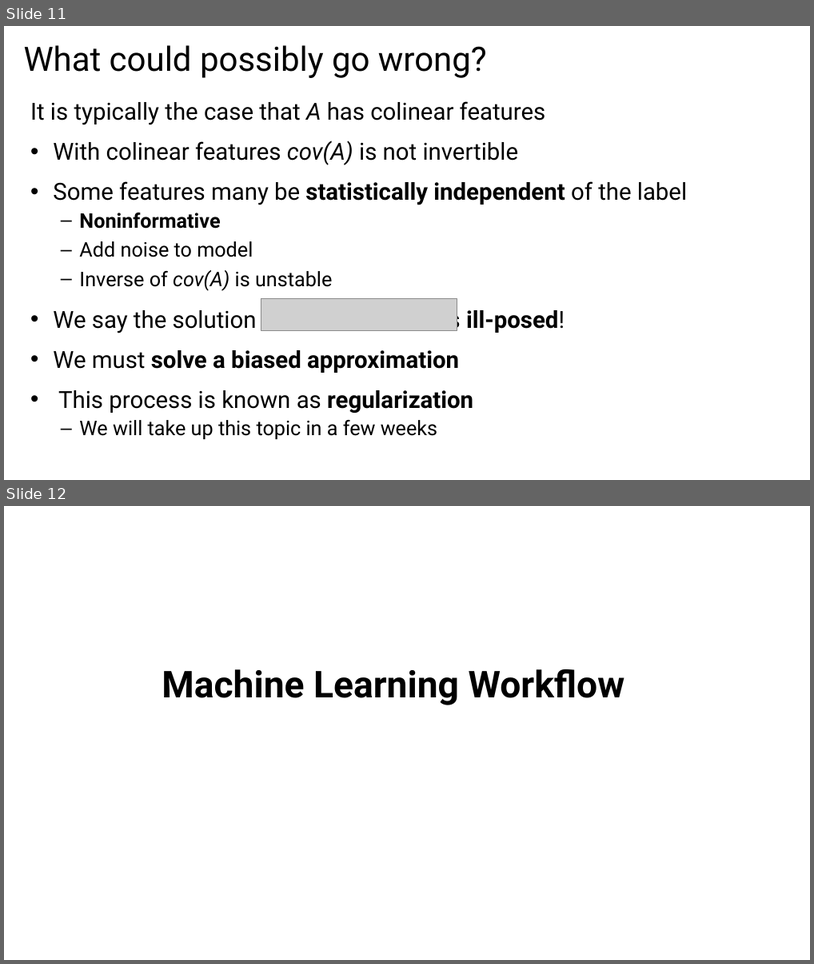
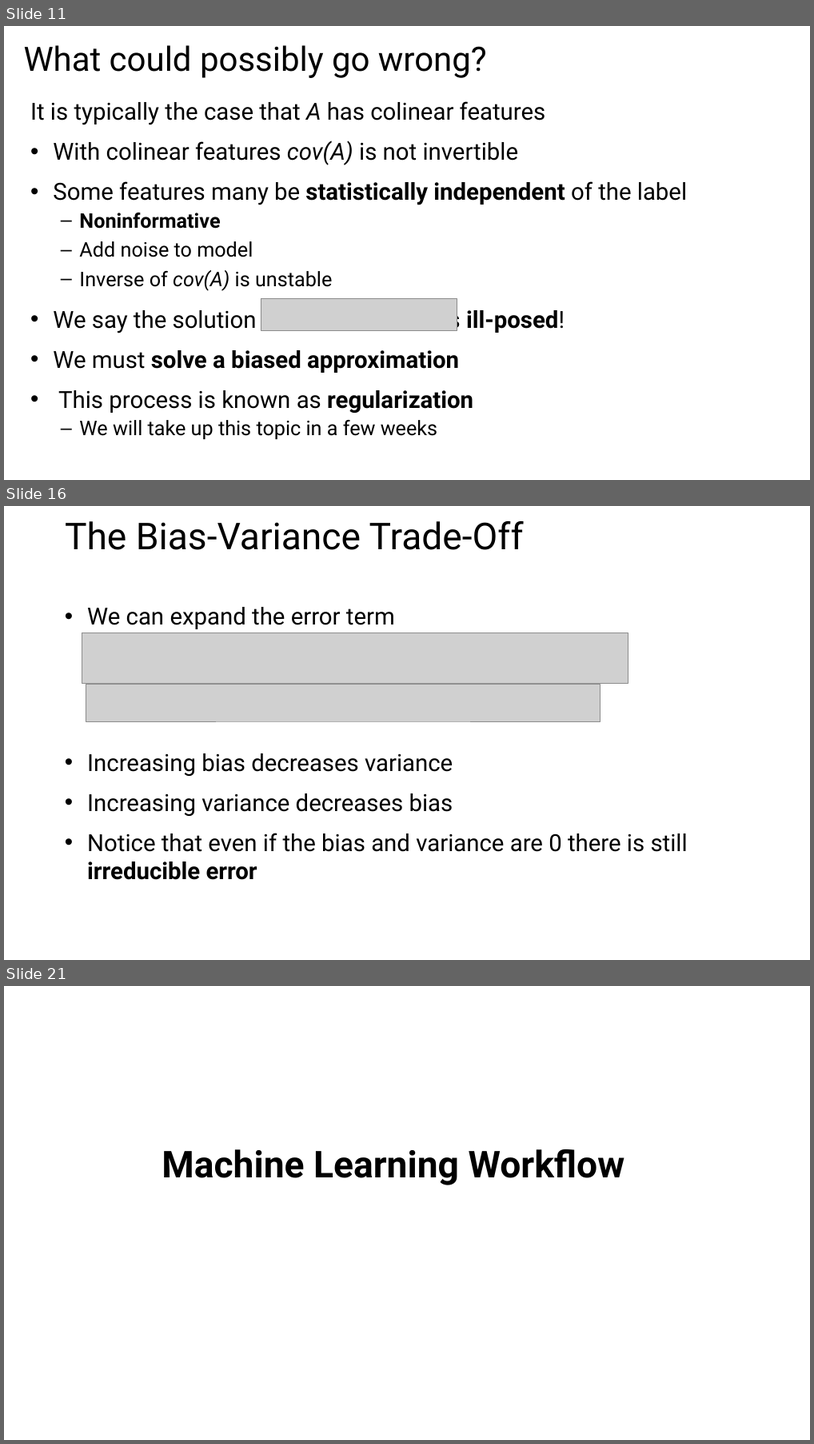
Before and after one commit to StephenElston/CSCI-E25, a slide deck: Slides/4_MachineLearningForCV.pptx. Shown one above the other, each under a label of ours: slides 11 and 12 before the commit, slides 11, 16 and 21 after it; the slides between them are not shown. The pictures are 814x964 and 814x1444 pixels, drawn with LibreOffice and Linux fonts; fonts in the diff are those of the drawing; grey boxes stand for pictures. Boxes give left, top, right and bottom in pixels: in the first picture for what was removed or moved away, otherwise in the second. Text is boxed around its words. In the diff, an @@ line names an element or a change of style, - is before the commit and + after.

```diff
--- a/Slides/4_MachineLearningForCV.pptx
+++ b/Slides/4_MachineLearningForCV.pptx
@@ slide 16 added at box(4, 506, 810, 960), background #FFFFFF @@
@@ title added at box(65, 521, 524, 550), 44 pt, text #000000 @@
+The Bias-Variance Trade-Off
@@ text added at box(87, 607, 395, 629), 28 pt, text #000000 @@
+• We can expand the error term
@@ picture added at box(82, 633, 629, 683) @@
@@ picture added at box(86, 684, 601, 721) @@
@@ text added at box(87, 753, 688, 880), 28 pt, text #000000 @@
+• Increasing bias decreases variance
+• Increasing variance decreases bias
+• Notice that even if the bias and variance are 0 there is still irreducible error
@@ what was slide 12 is now slide 21 @@
```
Also in this commit, not shown: 3 slides changed, 10 other slides added.
